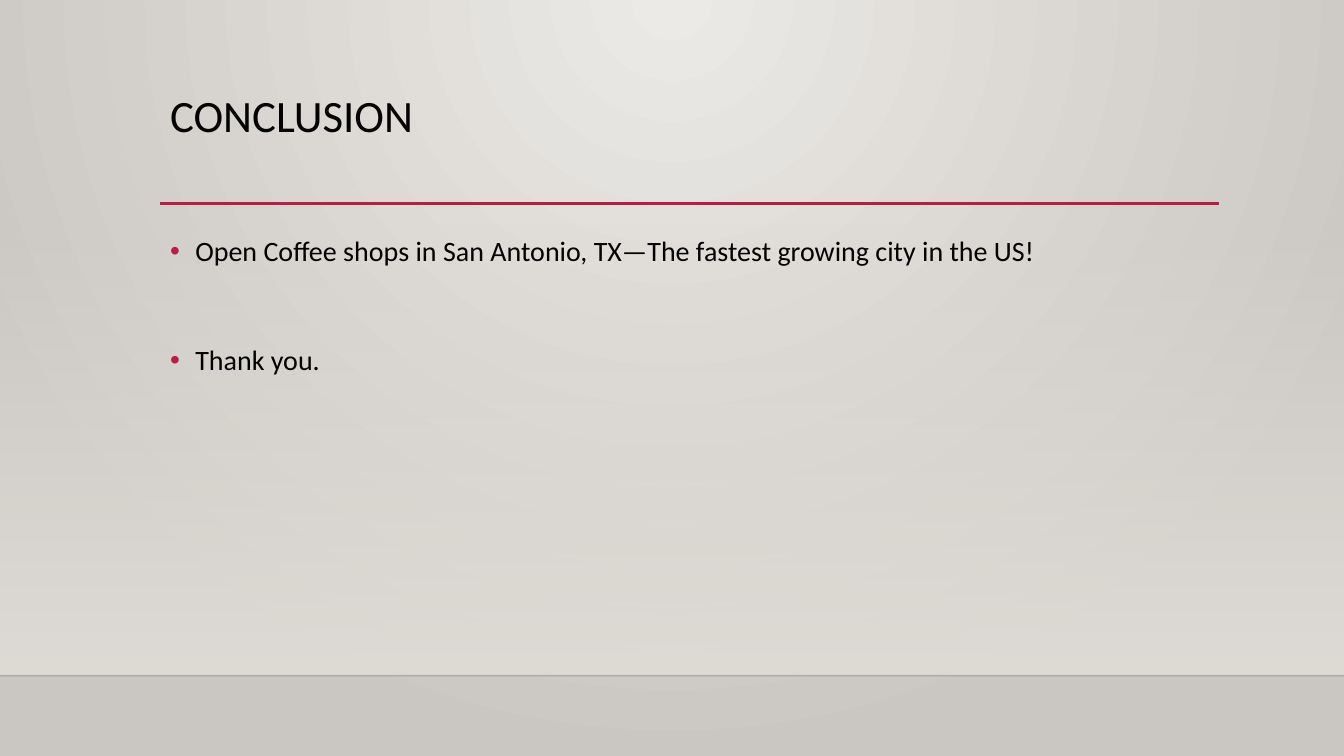
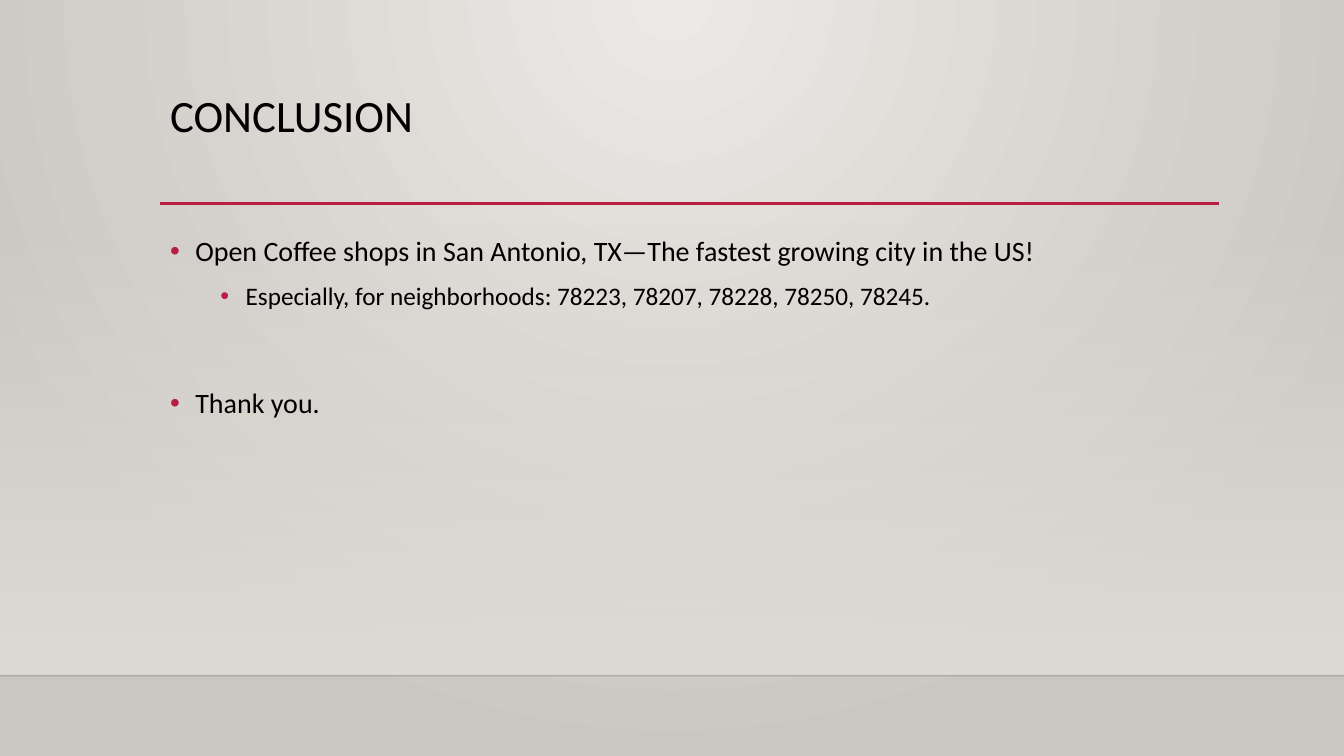
Before and after one commit to cinderjohn/IBMCapStone, a slide deck: slide 9 of The Final Report.pptx (slide 6 before the commit). Drawn at 1344x756 pixels with LibreOffice and Linux fonts; fonts in the diff are those of the drawing; background and template pictures are left out. Boxes give left, top, right and bottom in pixels: in the first picture for what was removed or moved away, otherwise in the second. Text is boxed around its words. In the diff, an @@ line names an element or a change of style, - is before the commit and + after.

```diff
--- a/The Final Report.pptx
+++ b/The Final Report.pptx
@@ text at box(246, 287, 930, 310): paragraph added @@
+  • Especially, for neighborhoods: 78223, 78207, 78228, 78250, 78245.
```
Also in this commit, not shown: 3 other slides changed, 3 slides added, 2 other files.
